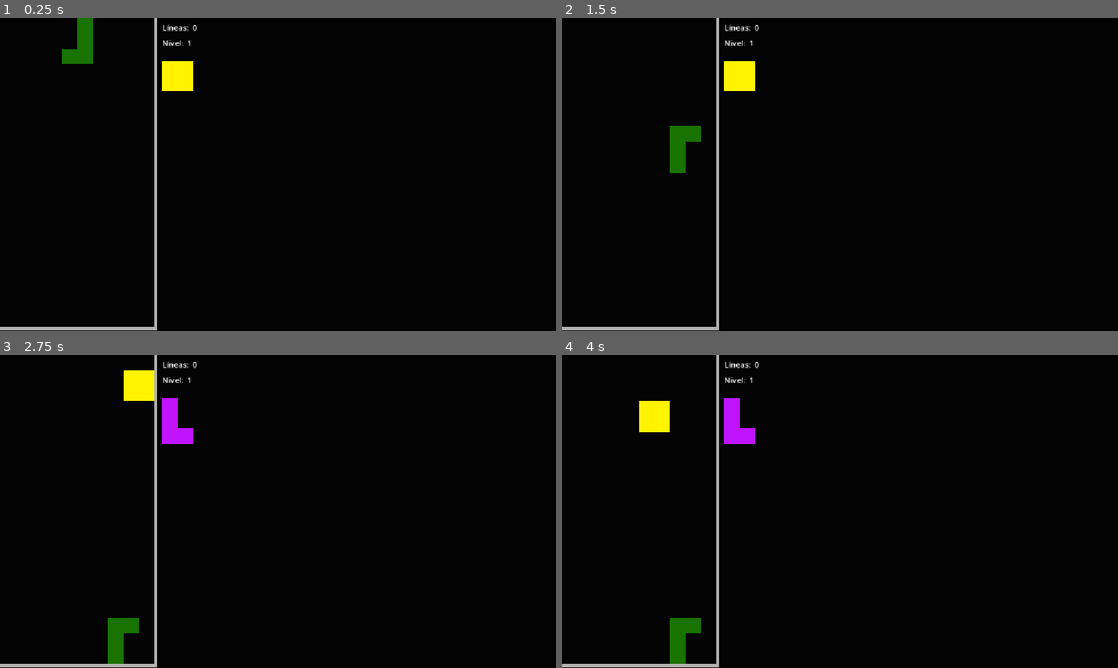
Above: before the commit, frames 1-4 (two rows, left to right).
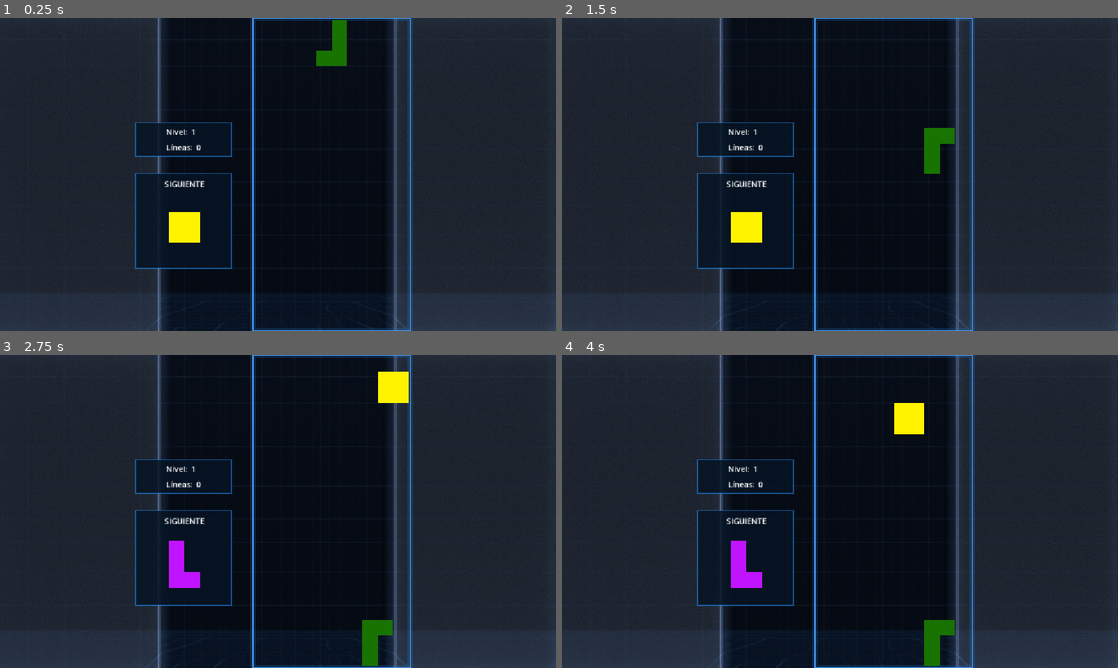
Above: after the commit, the same moments.

Repository: Garytoman79/gtris
Game: Godot game, scene res://scenes/board/board.tscn
Two runs of this game, one before a commit and one after it. Both use one fixed random seed, a clock stepped at 60 frames per second and the inputs below.
Inputs:
- Up to frame 1 (0.25 s): no input
- Up to frame 2 (1.5 s): tap Enter at 0.5 s; hold Right (move_right) 0.53-1.28 s; tap Ctrl (rotate) at 0.6, 1.35 s; hold Down (move_down) from 1.28 s (still down)
- Up to frame 3 (2.75 s): release Down (move_down) at 2.03 s; hold Right (move_right) from 2.03 s (still down); tap Ctrl (rotate) at 2.1 s
- Up to frame 4 (4 s): tap Ctrl (rotate) at 2.85, 3.6 s; tap Space at 3.5 s; release Right (move_right) at 3.53 s; hold Left (move_left) from 3.53 s (still down)

The runs differ from the first frame. In frame 1, 74% of the frame differs, in the area x 0-100%, y 0-100%; in frame 2, 74%; in frame 3, 74%; in frame 4, 74%.

Commit message:
Nuevo background, board & UI mejorados

Diff:
--- a/project.godot
+++ b/project.godot
@@ -17,6 +17,7 @@
 
 [display]
 
+window/size/mode=2
 window/stretch/mode="canvas_items"
 window/stretch/aspect="expand"
 
--- a/scenes/board/board.gd
+++ b/scenes/board/board.gd
@@ -6,13 +6,14 @@
 const BLOCK_SIZE = 32
 const COLUMNS = 10
 const ROWS = 20
-const NORMAL_SPEED = 0.5
 const DROP_SPEED = 0.05
 const LINES_PER_LEVEL = 10
 const SPEED_DECREASE_PER_LEVEL = 0.05 # cuánto se reduce el intervalo por nivel
 const MIN_SPEED = 0.1 # velocidad máxima (no bajar de este intervalo)
 const DAS_DELAY = 0.25      # tiempo antes de empezar a repetir
 const DAS_SPEED = 0.1     # velocidad de repetición una vez arrancado
+const HUD_WIDTH = 190
+const LAYOUT_GAP = 32
 #endregion
 
 
@@ -47,6 +48,9 @@
 #region Ciclo de vida de Godot
 # Called when the node enters the scene tree for the first time.
 func _ready() -> void:
+	get_viewport().size_changed.connect(center_playfield)
+	center_playfield()
+
 	for y in range(ROWS):
 		var row = []
 		for x in range(COLUMNS):
@@ -88,7 +92,7 @@
 	var scene_to_spawn = next_piece_scene
 
 	current_piece = scene_to_spawn.instantiate()
-	add_child(current_piece)
+	$GameLayout/Playfield.add_child(current_piece)
 	current_piece.position = Vector2(start_col * BLOCK_SIZE, start_row * BLOCK_SIZE)
 
 	if is_spawn_blocked():
@@ -110,11 +114,35 @@
 
 
 func update_next_piece_preview() -> void:
-	for child in $UI/NextPiecePreview.get_children():
+	for child in $GameLayout/HUD/NextPiecePreview.get_children():
 		child.queue_free()
 
 	var preview_instance = next_piece_scene.instantiate()
-	$UI/NextPiecePreview.add_child(preview_instance)
+	$GameLayout/HUD/NextPiecePreview.add_child(preview_instance)
+	center_preview_piece(preview_instance)
+
+
+func center_preview_piece(piece: Node2D) -> void:
+	var min_x := INF
+	var min_y := INF
+	var max_x := -INF
+	var max_y := -INF
+
+	for child in piece.get_node("CanvasGroup").get_children():
+		var block := child as Node2D
+		var block_position := piece.to_local(block.global_position)
+
+		min_x = minf(min_x, block_position.x)
+		min_y = minf(min_y, block_position.y)
+		max_x = maxf(max_x, block_position.x + BLOCK_SIZE)
+		max_y = maxf(max_y, block_position.y + BLOCK_SIZE)
+
+	var piece_center := Vector2(
+		(min_x + max_x) / 2.0,
+		(min_y + max_y) / 2.0
+	)
+
+	piece.position = -piece_center
 #endregion
 
 
@@ -256,10 +284,27 @@
 
 
 func get_grid_cell(block: Node2D) -> Vector2i:
-	var world_pos = block.global_position - global_position
+	var world_pos = block.global_position - $GameLayout/Playfield.global_position
 	var col = int(world_pos.x / BLOCK_SIZE)
 	var row = int(world_pos.y / BLOCK_SIZE)
 	return Vector2i(col, row)
+
+
+func center_playfield() -> void:
+	var viewport_size = get_viewport_rect().size
+	var board_width = COLUMNS * BLOCK_SIZE
+	var board_height = ROWS * BLOCK_SIZE
+	var layout_width = HUD_WIDTH + LAYOUT_GAP + board_width
+
+	$TextureRect.position = Vector2.ZERO
+	$TextureRect.size = viewport_size
+
+	$GameLayout.position = Vector2(
+		(viewport_size.x - layout_width) / 2.0,
+		(viewport_size.y - board_height) / 2.0
+	)
+
+	$GameLayout/Playfield.position = Vector2(HUD_WIDTH + LAYOUT_GAP, 0)
 #endregion
 
 
@@ -311,14 +356,14 @@
 
 func update_lines_and_level(new_lines: int) -> void:
 	lines_cleared += new_lines
-	$UI/LinesTextLabel/LinesValue.text = str(lines_cleared)
+	$GameLayout/HUD/LinesTextLabel/LinesValue.text = str(lines_cleared)
 
 	@warning_ignore("integer_division")
 	var new_level = 1 + (lines_cleared / LINES_PER_LEVEL)
 
 	if new_level != level:
 		level = new_level
-		$UI/LevelTextLabel/LevelValue.text = str(level)
+		$GameLayout/HUD/LevelTextLabel/LevelValue.text = str(level)
 #endregion
 
 
@@ -335,5 +380,5 @@
 	is_game_over = true
 	set_process(false)
 	set_physics_process(false)
-	$UI/GameOverLabel.visible = true
-#endregion
+	$GameLayout/HUD/GameOverLabel.visible = true
+#endregion
--- a/scenes/board/board.tscn
+++ b/scenes/board/board.tscn
@@ -1,6 +1,7 @@
 [gd_scene format=3 uid="uid://b863njvfbh0c0"]
 
 [ext_resource type="Script" uid="uid://c65jao75mn2nw" path="res://scenes/board/board.gd" id="1_hfb3y"]
+[ext_resource type="Texture2D" uid="uid://ed3g06gvb3tg" path="res://assets/background.png" id="2_jnyf0"]
 
 [sub_resource type="RectangleShape2D" id="RectangleShape2D_s78fa"]
 size = Vector2(6, 640)
@@ -11,6 +12,14 @@
 [sub_resource type="RectangleShape2D" id="RectangleShape2D_bqb0t"]
 size = Vector2(320, 0)
 
+[sub_resource type="StyleBoxFlat" id="StyleBoxFlat_jnyf0"]
+bg_color = Color(0.023529412, 0.078431375, 0.14117648, 0.8509804)
+border_width_left = 2
+border_width_top = 2
+border_width_right = 2
+border_width_bottom = 2
+border_color = Color(0.11764706, 0.47058824, 0.8156863, 0.627451)
+
 [sub_resource type="LabelSettings" id="LabelSettings_7x8du"]
 font_size = 42
 font_color = Color(5.4334817, 5.4334817, 0, 1)
@@ -20,66 +29,113 @@
 [node name="Board" type="Node2D" unique_id=499583945]
 script = ExtResource("1_hfb3y")
 
-[node name="Line2D" type="Line2D" parent="." unique_id=498387495]
-points = PackedVector2Array(-3, -3, 323, -3, 323, 643, -3, 643, -3, -3)
-width = 6.0
-default_color = Color(0.6955032, 0.6955031, 0.6955031, 1)
+[node name="TextureRect" type="TextureRect" parent="." unique_id=437780874]
+anchors_preset = 15
+anchor_right = 1.0
+anchor_bottom = 1.0
+offset_right = 1152.0
+offset_bottom = 648.0
+grow_horizontal = 2
+grow_vertical = 2
+texture = ExtResource("2_jnyf0")
+expand_mode = 1
+stretch_mode = 6
 
-[node name="WallLeft" type="StaticBody2D" parent="." unique_id=894274566]
+[node name="GameLayout" type="Node2D" parent="." unique_id=1885207004]
+position = Vector2(305, 4)
 
-[node name="CollisionShape2D" type="CollisionShape2D" parent="WallLeft" unique_id=1203933690]
+[node name="Playfield" type="Node2D" parent="GameLayout" unique_id=729188878]
+position = Vector2(222, 0)
+
+[node name="BoardGlow" type="Line2D" parent="GameLayout/Playfield" unique_id=1914277512]
+points = PackedVector2Array(-3, -3, 323, -3, 323, 643, -3, 643)
+closed = true
+width = 12.0
+default_color = Color(0.11764706, 0.47058824, 0.8156863, 0.2509804)
+
+[node name="BoardFrame" type="Line2D" parent="GameLayout/Playfield" unique_id=498387495]
+points = PackedVector2Array(-3, -3, 323, -3, 323, 643, -3, 643)
+closed = true
+width = 3.0
+default_color = Color(0.3019608, 0.6392157, 1, 1)
+
+[node name="WallLeft" type="StaticBody2D" parent="GameLayout/Playfield" unique_id=894274566]
+
+[node name="CollisionShape2D" type="CollisionShape2D" parent="GameLayout/Playfield/WallLeft" unique_id=1203933690]
 position = Vector2(-3, 320)
 shape = SubResource("RectangleShape2D_s78fa")
 
-[node name="WallRight" type="StaticBody2D" parent="." unique_id=1946877292]
+[node name="WallRight" type="StaticBody2D" parent="GameLayout/Playfield" unique_id=1946877292]
 
-[node name="CollisionShape2D" type="CollisionShape2D" parent="WallRight" unique_id=699244552]
+[node name="CollisionShape2D" type="CollisionShape2D" parent="GameLayout/Playfield/WallRight" unique_id=699244552]
 position = Vector2(323, 320)
 shape = SubResource("RectangleShape2D_jnyf0")
 
-[node name="Floor" type="StaticBody2D" parent="." unique_id=1744265543]
+[node name="Floor" type="StaticBody2D" parent="GameLayout/Playfield" unique_id=1744265543]
 
-[node name="CollisionShape2D" type="CollisionShape2D" parent="Floor" unique_id=155963628]
+[node name="CollisionShape2D" type="CollisionShape2D" parent="GameLayout/Playfield/Floor" unique_id=155963628]
 position = Vector2(160, 643)
 shape = SubResource("RectangleShape2D_bqb0t")
 
-[node name="UI" type="CanvasLayer" parent="." unique_id=1093523281]
+[node name="HUD" type="Node2D" parent="GameLayout" unique_id=2047021618]
 
-[node name="LinesTextLabel" type="HBoxContainer" parent="UI" unique_id=66637436]
-offset_left = 336.0
-offset_right = 409.0
-offset_bottom = 40.0
+[node name="StatsPanel" type="Panel" parent="GameLayout/HUD" unique_id=393898156]
+offset_left = -25.0
+offset_top = 212.0
+offset_right = 175.0
+offset_bottom = 284.0
+theme_override_styles/panel = SubResource("StyleBoxFlat_jnyf0")
 
-[node name="LinesLabel" type="Label" parent="UI/LinesTextLabel" unique_id=451357341]
+[node name="NextPanel" type="Panel" parent="GameLayout/HUD" unique_id=297329657]
+offset_left = -25.0
+offset_top = 316.0
+offset_right = 175.0
+offset_bottom = 516.0
+theme_override_styles/panel = SubResource("StyleBoxFlat_jnyf0")
+
+[node name="LinesTextLabel" type="HBoxContainer" parent="GameLayout/HUD" unique_id=66637436]
+offset_left = 39.0
+offset_top = 244.0
+offset_right = 112.0
+offset_bottom = 284.0
+
+[node name="LinesLabel" type="Label" parent="GameLayout/HUD/LinesTextLabel" unique_id=451357341]
 layout_mode = 2
 text = "Líneas: "
 
-[node name="LinesValue" type="Label" parent="UI/LinesTextLabel" unique_id=394710716]
+[node name="LinesValue" type="Label" parent="GameLayout/HUD/LinesTextLabel" unique_id=394710716]
 layout_mode = 2
 text = "0"
 
-[node name="LevelTextLabel" type="HBoxContainer" parent="UI" unique_id=992193953]
-offset_left = 336.0
-offset_top = 32.0
-offset_right = 398.0
-offset_bottom = 72.0
+[node name="LevelTextLabel" type="HBoxContainer" parent="GameLayout/HUD" unique_id=992193953]
+offset_left = 39.0
+offset_top = 212.0
+offset_right = 101.0
+offset_bottom = 252.0
 
-[node name="LevelLabel" type="Label" parent="UI/LevelTextLabel" unique_id=63036758]
+[node name="LevelLabel" type="Label" parent="GameLayout/HUD/LevelTextLabel" unique_id=63036758]
 layout_mode = 2
 text = "Nivel: "
 
-[node name="LevelValue" type="Label" parent="UI/LevelTextLabel" unique_id=958649619]
+[node name="LevelValue" type="Label" parent="GameLayout/HUD/LevelTextLabel" unique_id=958649619]
 layout_mode = 2
 text = "1"
 
-[node name="NextPiecePreview" type="Node2D" parent="UI" unique_id=805323119]
-position = Vector2(368, 88)
+[node name="NextPiecePreview" type="Node2D" parent="GameLayout/HUD" unique_id=805323119]
+position = Vector2(93, 446)
 
-[node name="GameOverLabel" type="Label" parent="UI" unique_id=751810273]
+[node name="GameOverLabel" type="Label" parent="GameLayout/HUD" unique_id=751810273]
 visible = false
-offset_left = 40.0
-offset_top = 192.0
-offset_right = 280.0
-offset_bottom = 250.0
-text = "GAME OVER"
+offset_left = 255.0
+offset_top = 52.0
+offset_right = 495.0
+offset_bottom = 110.0
+text = "GAME  OVER"
 label_settings = SubResource("LabelSettings_7x8du")
+
+[node name="NextTitle" type="Label" parent="GameLayout/HUD" unique_id=358288067]
+offset_left = 36.0
+offset_top = 328.0
+offset_right = 118.0
+offset_bottom = 351.0
+text = "SIGUIENTE"
Binary file added: assets/background.png
Not shown, added: assets/background.png.import
Binary file added: assets/background_original.png
Not shown, added: assets/background_original.png.import
Binary file added: assets/background_recortado.png
Not shown, added: assets/background_recortado.png.import
Not shown, added: CONTINUIDAD.md
Not shown, removed: scenes/board/board.tscn.depren
